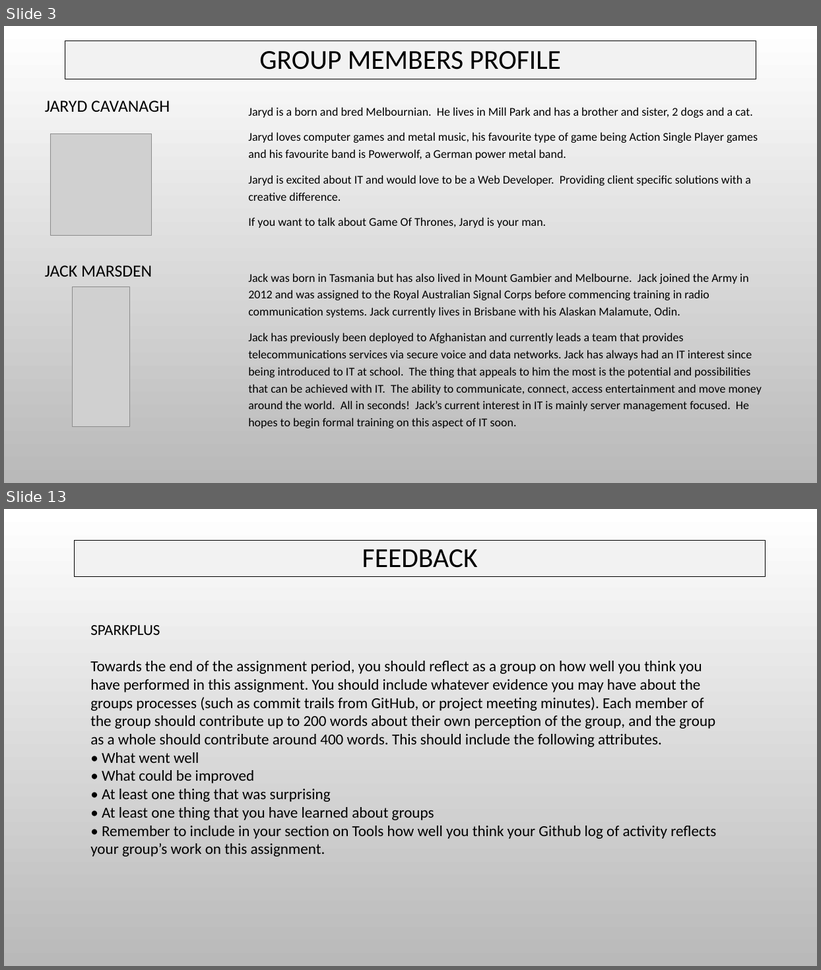
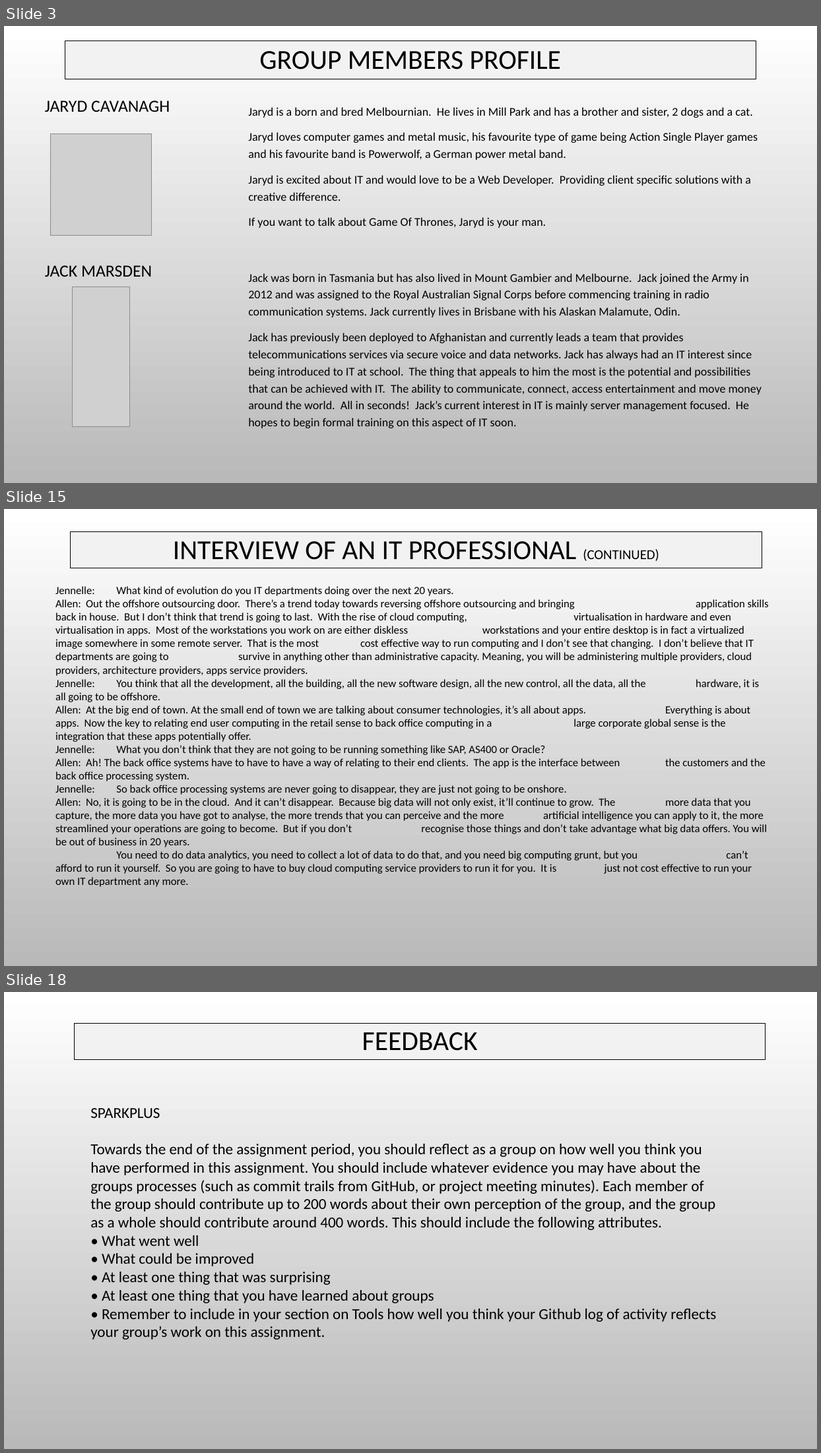
Before and after one commit to s3805194/Restless-Bolters, a slide deck: The Restless Bolters Assessment Report.pptx. Shown one above the other, each under a label of ours: slides 3 and 13 before the commit, slides 3, 15 and 18 after it; the slides between them are not shown. The pictures are 821x970 and 821x1453 pixels, drawn with LibreOffice and Linux fonts; fonts in the diff are those of the drawing; grey boxes stand for pictures; background and template pictures are left out. Boxes give left, top, right and bottom in pixels: in the first picture for what was removed or moved away, otherwise in the second. Text is boxed around its words. In the diff, an @@ line names an element or a change of style, - is before the commit and + after.

```diff
--- a/The Restless Bolters Assessment Report.pptx
+++ b/The Restless Bolters Assessment Report.pptx
@@ slide 15 added at (4,509,817,966), background picture (left out) @@
@@ rectangle added at (71,531,762,568), fill #F2F2F2, outline #000000 0.75 pt, 32.4 pt, text #000000 @@
+INTERVIEW OF AN IT PROFESSIONAL (CONTINUED)
@@ text added at (55,586,769,887), 13 pt, text #000000 @@
+Jennelle: What kind of evolution do you IT departments doing over the next 20 years.
+Allen: Out the offshore outsourcing door. There’s a trend today towards reversing offshore outsourcing and bringing application skills back in house. But I don’t think that trend is going to last. With the rise of cloud computing, virtualisation in hardware and even virtualisation in apps. Most of the workstations you work on are either diskless workstations and your entire desktop is in fact a virtualized image somewhere in some remote server. That is the most cost effective way to run computing and I don’t see that changing. I don’t believe that IT departments are going to survive in anything other than administrative capacity. Meaning, you will be administering multiple providers, cloud providers, architecture providers, apps service providers.
+Jennelle: You think that all the development, all the building, all the new software design, all the new control, all the data, all the hardware, it is all going to be offshore.
+Allen: At the big end of town. At the small end of town we are talking about consumer technologies, it’s all about apps. Everything is about apps. Now the key to relating end user computing in the retail sense to back office computing in a large corporate global sense is the integration that these apps potentially offer.
+Jennelle: What you don’t think that they are not going to be running something like SAP, AS400 or Oracle?
+Allen: Ah! The back office systems have to have to have a way of relating to their end clients. The app is the interface between the customers and the back office processing system.
+Jennelle: So back office processing systems are never going to disappear, they are just not going to be onshore.
+Allen: No, it is going to be in the cloud. And it can’t disappear. Because big data will not only exist, it’ll continue to grow. The more data that you capture, the more data you have got to analyse, the more trends that you can perceive and the more artificial intelligence you can apply to it, the more streamlined your operations are going to become. But if you don’t recognise those things and don’t take advantage what big data offers. You will be out of business in 20 years.
+You need to do data analytics, you need to collect a lot of data to do that, and you need big computing grunt, but you can’t afford to run it yourself. So you are going to have to buy cloud computing service providers to run it for you. It is just not cost effective to run your own IT department any more.
@@ what was slide 13 is now slide 18 @@
```
Also in this commit, not shown: 2 slides changed, 4 other slides added.
